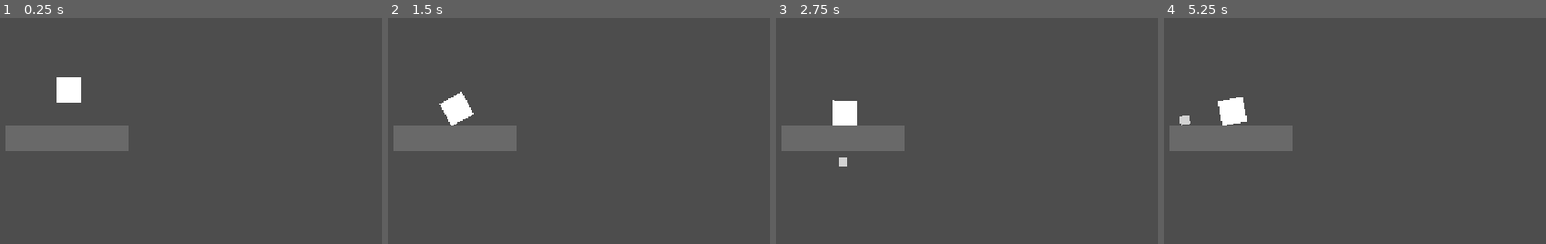
Above: before the commit, frames 1-4 (left to right).
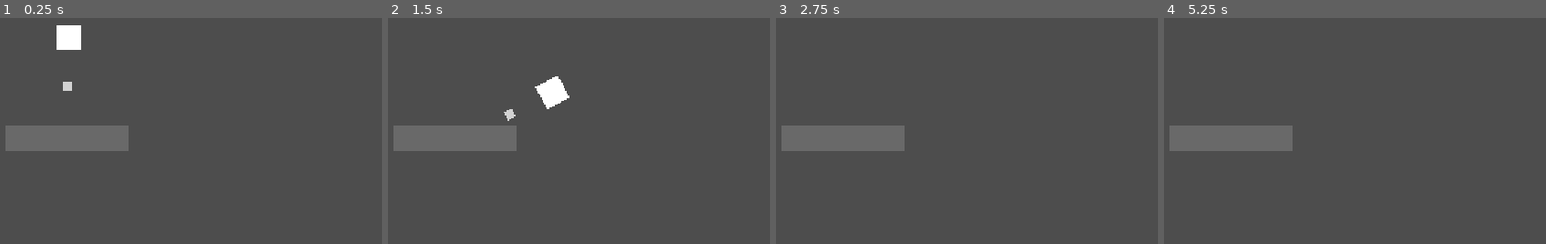
Above: after the commit, the same moments.

Repository: kaioboyle/bounceback
Game: Godot game, scene res://player.tscn
The game is run twice, just before and just after one commit, with the same random seed, the same clock (stepped at 60 frames per second) and the same inputs. This scene is started directly instead of the project's main scene.
Inputs (mouse positions are in pixels of both pictures, inside the frame that each line leads up to):
- Up to frame 1 (0.25 s): no input
- Up to frame 2 (1.5 s): move the mouse to (594, 79) at 0.52 s; hold D (right) 0.53-1.25 s; click (594, 79) at 0.67 s; drag from (outside the picture) to (399, 180) at 1.27 s
- Up to frame 3 (2.75 s): move the mouse to (outside the picture) at 2.02 s; hold A (left) from 2.03 s (still down)
- Up to frame 4 (5.25 s): release A (left) at 2.75 s; drag from (1175, 180) to (outside the picture) at 2.77 s; tap Enter at 3.5 s; move the mouse to (1431, 160) at 3.52 s; hold D (right) 3.53-4.25 s; drag from (outside the picture) to (1190, 131) at 4.27 s; tap Space at 5 s; move the mouse to (1248, 99) at 5.02 s; hold D (right) from 5.03 s (still down); click (1248, 99) at 5.17 s

The runs differ from the first frame. In frame 1, 1.4% of the frame differs, in the area x 14-22%, y 3-38%; in frame 2, 1.6%, in the area x 13-48%, y 25-48%; in frame 3, 0.8%; in frame 4, 0.8%.

Commit message:
add bounce physics

Diff:
--- a/character_body_2d.gd
+++ b/character_body_2d.gd
@@ -1,24 +1,21 @@
 extends CharacterBody2D
 
-@export var speed = 400
-@export var rotation_speed = 1.5
+@export var speed : float = 400
+@export var rotation_speed : float = 1.5
 var rotation_direction = 0
-var onGround = false
 
 
 func get_input():
 	rotation_direction = Input.get_axis("left", "right")
 
 func _physics_process(delta):
-	if not is_on_floor():
+	var pogo_dir : Vector2 = ($pogoPoint.global_position - global_position).normalized()
+
+	if not $pogoPoint.has_overlapping_areas():
 		velocity += get_gravity() * delta
-	if onGround:
-		velocity.y += 50 * delta
-		onGround = false
+	else:
+		velocity -= 10000 * delta * pogo_dir
 
 	get_input()
 	rotation += rotation_direction * rotation_speed * delta
 	move_and_slide()
-
-func _on_pogo_point_body_entered(body: Node2D) -> void:
-	onGround = true
--- a/player.tscn
+++ b/player.tscn
@@ -7,8 +7,8 @@
 
 [sub_resource type="RectangleShape2D" id="RectangleShape2D_f2r3s"]
 
-[sub_resource type="RectangleShape2D" id="RectangleShape2D_xcfa8"]
-size = Vector2(193, 38)
+[sub_resource type="RectangleShape2D" id="RectangleShape2D_ao17e"]
+size = Vector2(22.215, 20)
 
 [node name="Player" type="Node2D" unique_id=1099134673]
 position = Vector2(609, 281)
@@ -29,6 +29,7 @@
 
 [node name="pogoPoint" type="Area2D" parent="CharacterBody2D" unique_id=1890813526]
 position = Vector2(0, 76)
+rotation = 1.5707964
 
 [node name="CollisionShape2D" type="CollisionShape2D" parent="CharacterBody2D/pogoPoint" unique_id=1804531924]
 shape = SubResource("RectangleShape2D_f2r3s")
@@ -51,10 +52,11 @@
 color = Color(0.41062272, 0.41062272, 0.41062272, 1)
 metadata/_edit_use_anchors_ = true
 
-[node name="StaticBody2D" type="StaticBody2D" parent="Node2D" unique_id=1574151174]
+[node name="Area2D" type="Area2D" parent="Node2D" unique_id=1346104828]
 
-[node name="CollisionShape2D" type="CollisionShape2D" parent="Node2D/StaticBody2D" unique_id=832470418]
-position = Vector2(-1.5, 0)
-shape = SubResource("RectangleShape2D_xcfa8")
+[node name="CollisionShape2D" type="CollisionShape2D" parent="Node2D/Area2D" unique_id=2135871259]
+scale = Vector2(8.359995, 2.1809158)
+shape = SubResource("RectangleShape2D_ao17e")
 
 [connection signal="body_entered" from="CharacterBody2D/pogoPoint" to="CharacterBody2D" method="_on_pogo_point_body_entered"]
+[connection signal="area_entered" from="Node2D/Area2D" to="CharacterBody2D" method="_on_area_2d_area_entered"]
